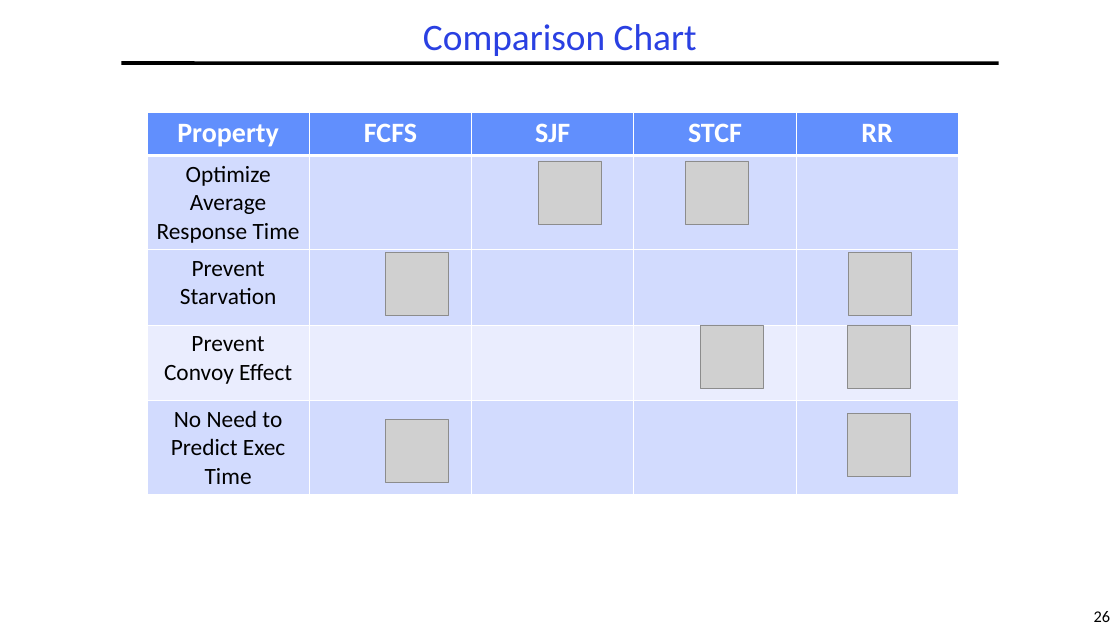
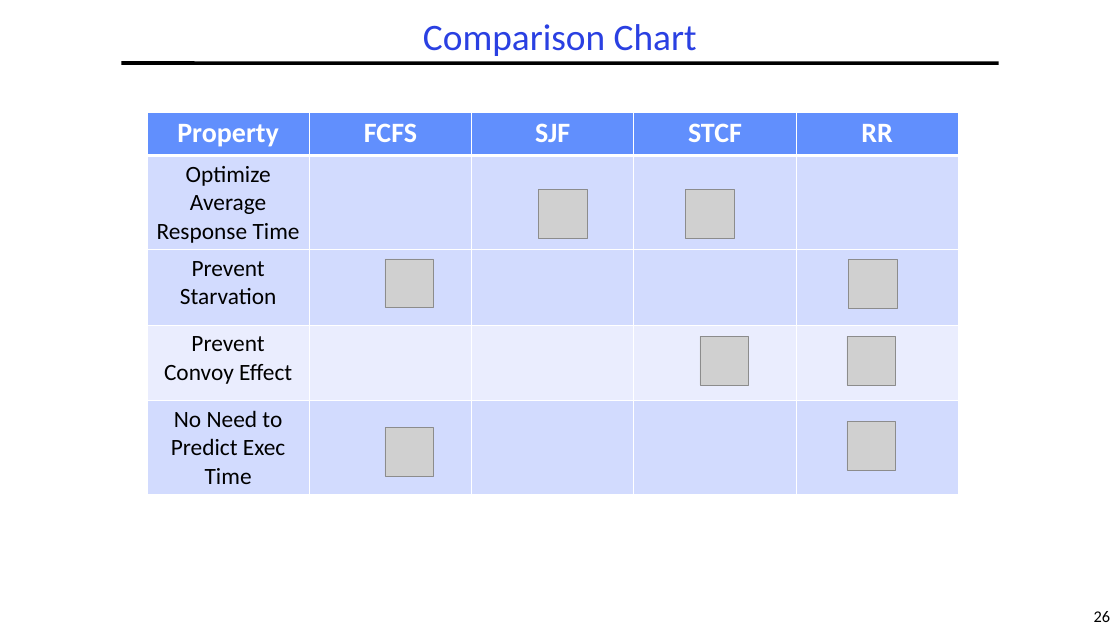
Before and after one commit to guhofstra/CSC256Fa25, a slide deck: slide 26 of PPTs/L5-Scheduling.pptx. Drawn at 1120x630 pixels with LibreOffice and Linux fonts; fonts in the diff are those of the drawing; grey boxes stand for pictures. Boxes give left, top, right and bottom in pixels: in the first picture for what was removed or moved away, otherwise in the second. Text is boxed around its words. In the diff, an @@ line names an element or a change of style, - is before the commit and + after.

```diff
--- a/PPTs/L5-Scheduling.pptx
+++ b/PPTs/L5-Scheduling.pptx
@@ picture: place and size @@
-picture at (539,161,602,224)
+picture at (539,190,587,239)
@@ picture: place and size @@
-picture at (686,161,749,224)
+picture at (686,190,734,239)
@@ picture: place and size @@
-picture at (385,252,448,315)
+picture at (385,259,434,308)
@@ picture: place and size @@
-picture at (849,253,912,316)
+picture at (849,260,897,308)
@@ picture: place and size @@
-picture at (700,325,763,388)
+picture at (700,337,749,386)
@@ picture: place and size @@
-picture at (847,325,910,388)
+picture at (847,337,896,386)
@@ picture: place and size @@
-picture at (385,419,448,482)
+picture at (385,428,434,476)
@@ picture: place and size @@
-picture at (847,413,910,476)
+picture at (847,422,896,471)
```
Also in this commit, not shown: 1 other slide changed, 3 other files.
